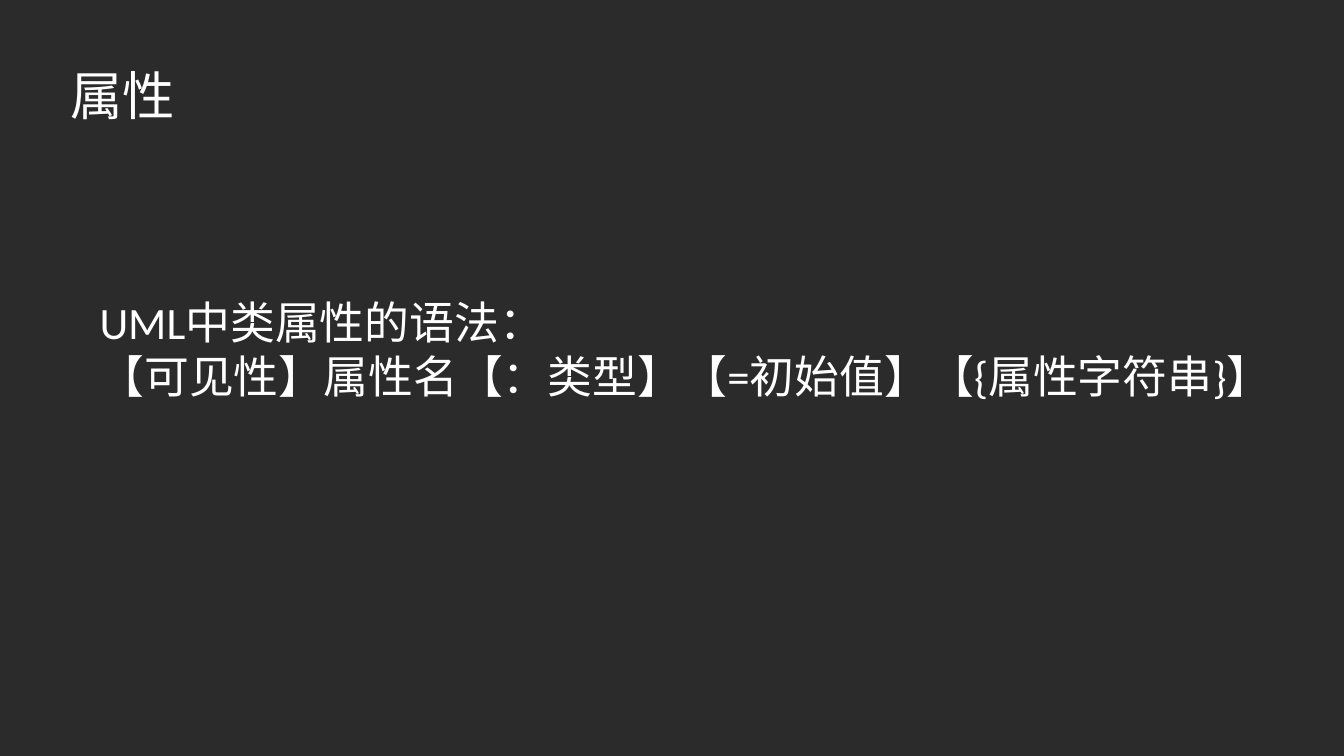
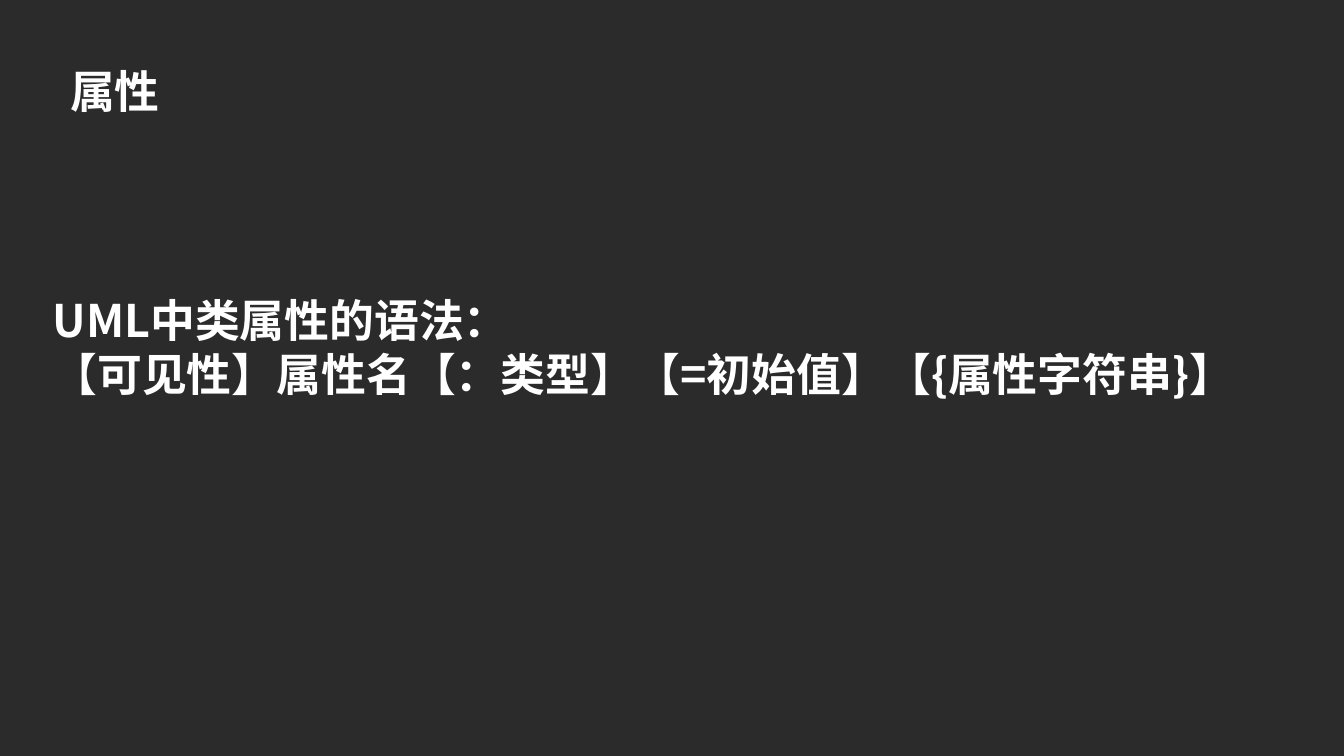
Before and after one commit to PRD2017G23/-, a slide deck: slide 21 of 小组作业/PPT/UML基础_图.pptx (slide 10 before the commit). Drawn at 1344x756 pixels with LibreOffice and Linux fonts; fonts in the diff are those of the drawing; background and template pictures are left out; a plain dark background stands for a picture behind light text. Boxes give left, top, right and bottom in pixels: in the first picture for what was removed or moved away, otherwise in the second. Text is boxed around its words. In the diff, an @@ line names an element or a change of style, - is before the commit and + after.

```diff
--- a/小组作业/PPT/UML基础_图.pptx
+++ b/小组作业/PPT/UML基础_图.pptx
@@ text "属性" at <box>70,70,160,112</box>: size 37.3 to 32 pt, font Calibri to Noto Sans CJK SC, bold on @@
@@ text "UML中类属性的语法：": place and size @@
-text "UML中类属性的语法：" at <box>100,302,1272,399</box>
+text "UML中类属性的语法：" at <box>53,299,1235,399</box>
@@ text "UML中类属性的语法：" at <box>53,299,1235,399</box>: font Calibri to Noto Sans CJK SC, bold on @@
```
Also in this commit, not shown: 39 other slides changed, 15 slides added, 25 slides removed.
